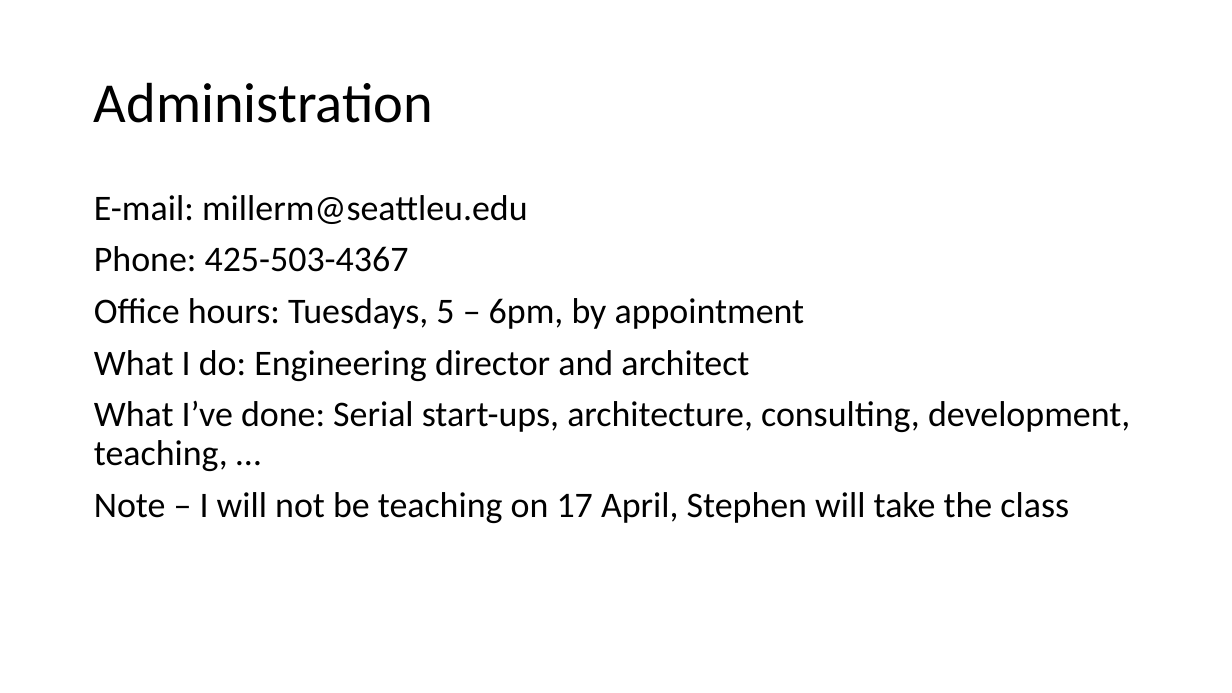
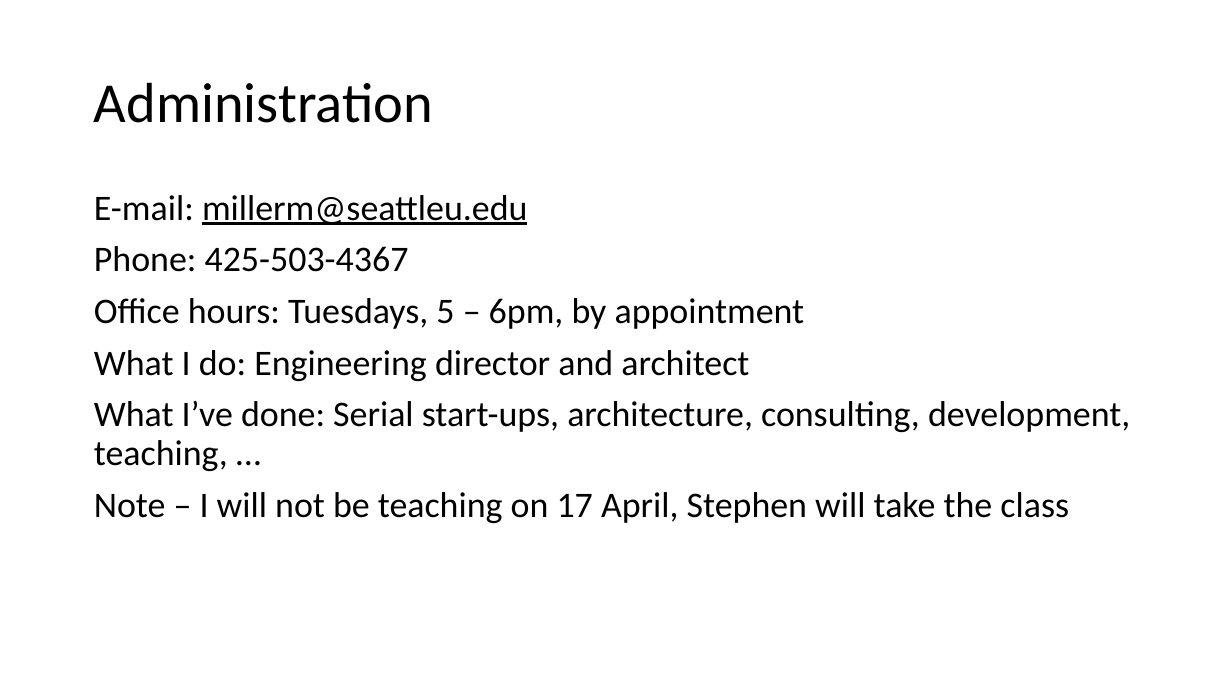
Before and after one commit to maherhosn/SU_SEGR_5240_18SQ, a slide deck: slide 2 of 01 - Introduction.pptx. Drawn at 1232x693 pixels with LibreOffice and Linux fonts; fonts in the diff are those of the drawing. Boxes give left, top, right and bottom in pixels: in the first picture for what was removed or moved away, otherwise in the second. Text is boxed around its words. In the diff, an @@ line names an element or a change of style, - is before the commit and + after.

```diff
--- a/01 - Introduction.pptx
+++ b/01 - Introduction.pptx
@@ text at bbox=[94, 195, 528, 225]: underline on in "millerm@seattleu.edu" @@
```
Also in this commit, not shown: 2 other slides changed, 25 other files.
